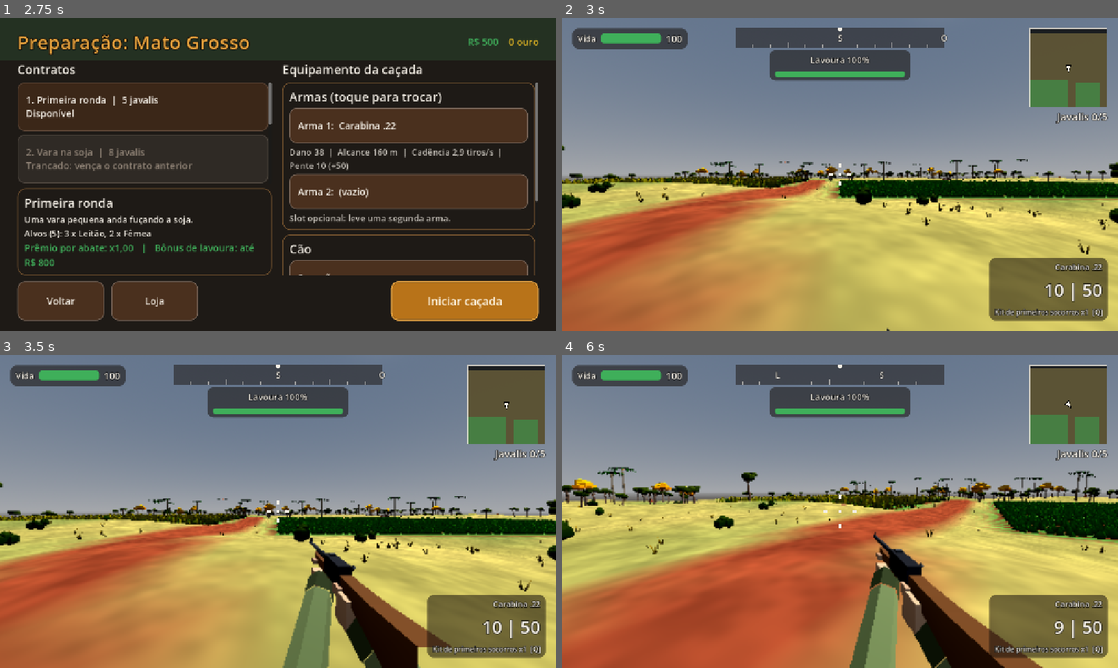
Above: before the commit, frames 1-4 (two rows, left to right).
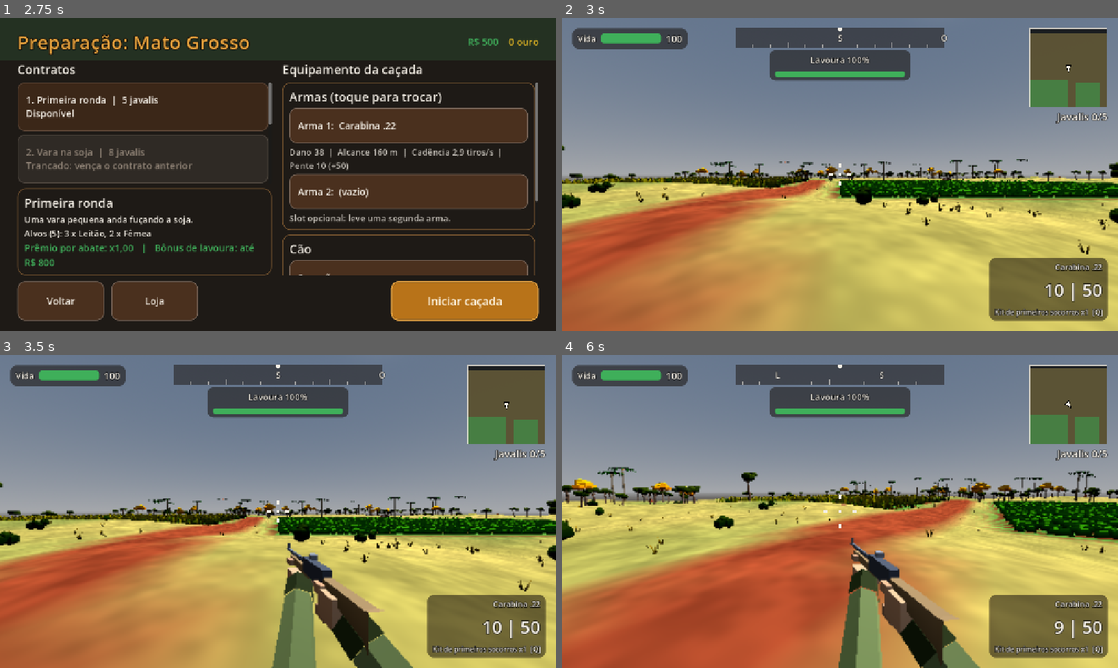
Above: after the commit, the same moments.

Repository: italocassio/hunt-javali
Game: Godot game, scene res://src/ui/boot/boot.tscn
Same seed, same stepped clock (60 frames per second), same inputs: the game is played once before the commit and once after it.
Inputs (mouse positions are in pixels of both pictures, inside the frame that each line leads up to):
- Up to frame 1 (2.75 s): click (278, 174) at 0.5 s; click "Jogar" at 1.25 s; click (278, 93) at 2 s
- Up to frame 2 (3 s): click "Iniciar caçada" at 2.75 s
- Up to frame 3 (3.5 s): no input
- Up to frame 4 (6 s): tap Enter at 3.5 s; move the mouse to (962, 495) at 3.52 s; hold D (move_right) 3.53-4.28 s; hold Ctrl (crouch) 3.53-4.28 s; click (962, 495) at 3.67 s; move the mouse to (812, 511) at 4.27 s; hold W (move_forward) from 4.28 s (still down); tap E (dog_command) at 4.35 s; move the mouse to (851, 505) at 5.02 s; tap F (item_next) at 5.1 s; move the mouse to (834, 517) at 5.77 s; tap Shift (sprint) at 5.85 s; click (834, 517) at 5.92 s

Frame 1 is identical in both runs. In frame 2, 0.9% of the frame differs, in the area x 49-100%, y 51-100%; in frame 3, 6.9%; in frame 4, 8.0%, in the area x 49-100%, y 46-100%.

Commit message:
versão 0.2.1

Diff:
--- a/assets/models/boar/boar_visual.gd
+++ b/assets/models/boar/boar_visual.gd
@@ -112,11 +112,11 @@
 		Ids.PIGLET:
 			return 0.0
 		Ids.SOW:
-			return 0.035 + 0.01 * bucket
+			return 0.09 + 0.02 * bucket
 		Ids.ALPHA:
-			return 0.17 + 0.035 * bucket
+			return 0.34 + 0.05 * bucket
 		_:
-			return 0.10 + 0.025 * bucket
+			return 0.19 + 0.03 * bucket
 
 
 static func _mane_height(type_id: StringName) -> float:
@@ -218,11 +218,20 @@
 	# tusks
 	var tl: float = _tusk_len(type_id, bucket)
 	if tl > 0.0:
-		var ivory: Color = Color(0.94, 0.90, 0.78)
-		var thick: float = 0.016 + tl * 0.07
+		var ivory: Color = Color(0.99, 0.97, 0.90)
+		var thick: float = 0.02 + tl * 0.09
 		for sx in [-1.0, 1.0]:
-			k.set_xf(Vector3(0.062 * sx, -0.10, -0.15), Vector3(-60, 0, -20.0 * sx))
-			k.frustum(Vector3.ZERO, thick, 0.0, tl, 4, MeshKit.shade(ivory, 0.8), ivory, false, false)
+			# two segments: forward and outward from the lower jaw, then curling up
+			var p0: Vector3 = Vector3(0.065 * sx, -0.085, -0.15)
+			var d1: Vector3 = Vector3(0.55 * sx, -0.05, -0.85).normalized()
+			var d2: Vector3 = Vector3(0.45 * sx, 0.85, -0.35).normalized()
+			var l1: float = tl * 0.55
+			var l2: float = tl * 0.55
+			k.xf = Transform3D(Basis(Quaternion(Vector3.UP, d1)), p0)
+			k.frustum(Vector3.ZERO, thick, thick * 0.7, l1, 4, ivory, ivory, false, false)
+			var p1: Vector3 = p0 + d1 * l1
+			k.xf = Transform3D(Basis(Quaternion(Vector3.UP, d2)), p1)
+			k.frustum(Vector3.ZERO, thick * 0.7, 0.0, l2, 4, ivory, ivory, false, false)
 			k.reset_xf()
 	var mesh: ArrayMesh = k.build()
 	_mesh_cache[key] = mesh
--- a/assets/models/flora/flora_library.gd
+++ b/assets/models/flora/flora_library.gd
@@ -232,14 +232,14 @@
 	var k: MeshKit = MeshKit.new()
 	var base: Color = Color(0.20, 0.42, 0.14)
 	var top: Color = Color(0.46, 0.72, 0.24)
-	# two rows of three bushy plants (6 cones x 4 tris = 24 tris); bare earth shows between rows
+	# two long low bushes, one per row (2 x 12 tris = 24): flat-topped, wider than tall, bare earth between rows
 	var i: int = 0
 	for z: float in [-0.5, 0.5]:
-		for x: float in [-0.67, 0.0, 0.67]:
-			k.set_xf(Vector3(x, 0.0, z), Vector3(0.0, 45.0 * float(i % 2) + 12.0 * float(i), 0.0))
-			k.frustum(Vector3.ZERO, 0.40, 0.0, 0.62, 4, base, top, false, false)
-			k.reset_xf()
-			i += 1
+		k.set_xf(Vector3(0.0, 0.0, z), Vector3.ZERO, Vector3(1.0, 1.0, 0.5))
+		var lean: Vector2 = Vector2(0.08 * (1.0 - 2.0 * float(i)), 0.0)
+		k.frustum(Vector3.ZERO, 0.97, 0.6, 0.56, 4, base, top, true, false, lean)
+		k.reset_xf()
+		i += 1
 	var mesh: ArrayMesh = ArrayMesh.new()
 	k.build_into(mesh, wind_material(&"crop"))
 	return mesh
--- a/assets/models/weapons/weapon_view.gd
+++ b/assets/models/weapons/weapon_view.gd
@@ -4,12 +4,16 @@
 ## Nodes: Gun (animated) > Body, Mover (bolt / pump), RightArm, LeftArm, plus Muzzle + AdsAnchor at the root.
 
 const X: float = 0.20
+const HIP_YAW: float = 0.19   # ~11 degrees
 const PIVOT: Vector3 = Vector3(0.20, -0.22, -0.30)
 
-const WOOD: Color = Color(0.42, 0.25, 0.13)
-const WOOD_DARK: Color = Color(0.31, 0.18, 0.10)
-const METAL: Color = Color(0.13, 0.13, 0.145)
-const METAL_LIGHT: Color = Color(0.23, 0.24, 0.26)
+const WOOD: Color = Color(0.52, 0.35, 0.20)
+const WOOD_RED: Color = Color(0.58, 0.25, 0.14)
+const WOOD_LIGHT: Color = Color(0.62, 0.50, 0.34)
+const SYNTH: Color = Color(0.20, 0.21, 0.24)
+const WOOD_DARK: Color = Color(0.30, 0.20, 0.14)
+const METAL: Color = Color(0.30, 0.32, 0.36)
+const METAL_LIGHT: Color = Color(0.52, 0.54, 0.58)
 const SLEEVE: Color = Color(0.34, 0.39, 0.22)
 const SLEEVE_LIGHT: Color = Color(0.42, 0.47, 0.28)
 const SKIN: Color = Color(0.80, 0.60, 0.45)
@@ -206,88 +210,93 @@
 
 
 func _carbine(body: MeshKit, mover: MeshKit) -> Dictionary:
-	_stock(body, [[-0.26, 0.022, -0.31, -0.15], [-0.40, 0.020, -0.275, -0.17], [-0.52, 0.018, -0.25, -0.178], [-0.60, 0.018, -0.24, -0.18]], WOOD)
-	_grip_box(body, -0.235, -0.165, -0.60, -0.80, 0.040, METAL)
-	_cyl_z(body, -0.19, -0.80, -1.25, 0.011, 0.010, 6, METAL, METAL_LIGHT)
-	_grip_box(body, -0.242, -0.205, -0.72, -1.02, 0.034, WOOD)
-	_grip_box(body, -0.262, -0.24, -0.58, -0.66, 0.012, METAL)
-	_grip_box(body, -0.168, -0.156, -0.74, -0.77, 0.02, METAL_LIGHT)
-	_grip_box(body, -0.182, -0.164, -1.22, -1.24, 0.008, METAL_LIGHT)
-	mover.box(Vector3(X + 0.03, -0.19, -0.68), Vector3(0.03, 0.01, 0.012), METAL_LIGHT)
-	mover.ellipsoid(Vector3(X + 0.05, -0.19, -0.68), Vector3(0.011, 0.011, 0.011), 4, 2, METAL_LIGHT)
-	return {"muzzle": Vector3(X, -0.19, -1.25), "ads": Vector3(X, -0.158, -0.75), "kind": &"carbine", "kick": 0.045, "flash": 0.0035,
-		"rhand": Vector3(X, -0.255, -0.55), "lhand": Vector3(X, -0.262, -0.90)}
+	# slim and light: pale wood, short thin barrel, open sights, no scope
+	_stock(body, [[-0.38, 0.018, -0.29, -0.17], [-0.40, 0.016, -0.265, -0.18], [-0.52, 0.015, -0.245, -0.185], [-0.60, 0.015, -0.238, -0.188]], WOOD_LIGHT)
+	_grip_box(body, -0.228, -0.172, -0.60, -0.78, 0.030, METAL)
+	_cyl_z(body, -0.195, -0.78, -1.08, 0.009, 0.008, 6, METAL, METAL_LIGHT)
+	_grip_box(body, -0.236, -0.205, -0.72, -0.98, 0.028, WOOD_LIGHT)
+	_grip_box(body, -0.256, -0.236, -0.58, -0.66, 0.010, METAL)
+	_grip_box(body, -0.166, -0.150, -0.70, -0.73, 0.022, METAL_LIGHT)      # rear sight leaf
+	_grip_box(body, -0.186, -0.162, -1.05, -1.07, 0.008, METAL_LIGHT)      # front post
+	mover.box(Vector3(X + 0.025, -0.19, -0.66), Vector3(0.025, 0.009, 0.012), METAL_LIGHT)
+	return {"muzzle": Vector3(X, -0.195, -1.08), "ads": Vector3(X, -0.155, -0.715), "kind": &"carbine", "kick": 0.04, "flash": 0.003,
+		"rhand": Vector3(X, -0.245, -0.55), "lhand": Vector3(X, -0.25, -0.86)}
 
 
 func _shotgun(body: MeshKit, mover: MeshKit) -> Dictionary:
-	_stock(body, [[-0.26, 0.026, -0.315, -0.14], [-0.40, 0.023, -0.285, -0.155], [-0.52, 0.021, -0.26, -0.168], [-0.60, 0.020, -0.25, -0.175]], WOOD)
-	_grip_box(body, -0.24, -0.155, -0.60, -0.84, 0.046, METAL)
-	_cyl_z(body, -0.185, -0.84, -1.27, 0.0165, 0.0155, 7, METAL, METAL_LIGHT)
-	_cyl_z(body, -0.225, -0.84, -1.15, 0.012, 0.012, 6, METAL_LIGHT, METAL_LIGHT)
-	_grip_box(body, -0.268, -0.245, -0.64, -0.74, 0.012, METAL)
-	_grip_box(body, -0.168, -0.155, -1.255, -1.27, 0.01, METAL_LIGHT)
-	_grip_box(body, -0.165, -0.150, -0.86, -1.02, 0.012, METAL)
-	mover.box(Vector3(X, -0.228, -0.98), Vector3(0.048, 0.052, 0.22), WOOD_DARK, WOOD)
-	mover.box(Vector3(X, -0.20, -0.98), Vector3(0.02, 0.01, 0.2), METAL)
-	return {"muzzle": Vector3(X, -0.185, -1.27), "ads": Vector3(X, -0.152, -0.9), "kind": &"pump", "kick": 0.085, "flash": 0.0055,
-		"rhand": Vector3(X, -0.255, -0.57), "lhand": Vector3(X, -0.262, -0.98)}
+	# fat barrel with a magazine tube under it and a big pump slide; no scope
+	_stock(body, [[-0.38, 0.026, -0.315, -0.14], [-0.40, 0.024, -0.285, -0.155], [-0.52, 0.022, -0.262, -0.168], [-0.60, 0.021, -0.252, -0.175]], WOOD_DARK)
+	_grip_box(body, -0.245, -0.150, -0.60, -0.86, 0.050, METAL)
+	_cyl_z(body, -0.178, -0.86, -1.30, 0.024, 0.023, 8, METAL, METAL_LIGHT)
+	_cyl_z(body, -0.228, -0.86, -1.22, 0.017, 0.017, 6, METAL_LIGHT, METAL_LIGHT)
+	_grip_box(body, -0.272, -0.245, -0.64, -0.74, 0.012, METAL)
+	_grip_box(body, -0.138, -0.124, -1.28, -1.30, 0.010, Color(0.9, 0.85, 0.6))   # bead sight
+	mover.box(Vector3(X, -0.235, -1.0), Vector3(0.070, 0.070, 0.30), WOOD, WOOD_DARK)
+	return {"muzzle": Vector3(X, -0.178, -1.30), "ads": Vector3(X, -0.142, -0.9), "kind": &"pump", "kick": 0.09, "flash": 0.0065,
+		"rhand": Vector3(X, -0.255, -0.57), "lhand": Vector3(X, -0.262, -1.0)}
 
 
 func _scope(k: MeshKit, y: float, z_eye: float, length: float, r: float, obj_r: float) -> void:
-	var tube: Color = Color(0.09, 0.09, 0.10)
-	_cyl_z(k, y, z_eye, z_eye - 0.07, r * 1.25, r * 1.1, 8, tube, tube)                     # eyepiece bell
-	_cyl_z(k, y, z_eye - 0.07, z_eye - length + 0.08, r, r, 8, METAL, METAL_LIGHT, X, false)   # tube
-	_cyl_z(k, y, z_eye - length + 0.08, z_eye - length, r * 1.1, obj_r, 8, tube, tube)       # objective bell
+	var tube: Color = Color(0.20, 0.21, 0.24)
+	_cyl_z(k, y, z_eye, z_eye - 0.07, r * 1.25, r * 1.1, 8, tube, tube)
+	_cyl_z(k, y, z_eye - 0.07, z_eye - length + 0.08, r, r, 8, METAL, METAL_LIGHT, X, false)
+	_cyl_z(k, y, z_eye - length + 0.08, z_eye - length, r * 1.1, obj_r, 8, tube, tube)
 	_grip_box(k, y - 0.04, y - 0.012, z_eye - 0.10, z_eye - 0.14, 0.018, METAL)
 	_grip_box(k, y - 0.04, y - 0.012, z_eye - length + 0.14, z_eye - length + 0.18, 0.018, METAL)
-	# turret
 	_grip_box(k, y + r * 0.8, y + r * 1.6, z_eye - length * 0.5, z_eye - length * 0.5 - 0.03, 0.02, METAL_LIGHT)
 
 
 func _rifle_308(body: MeshKit, mover: MeshKit) -> Dictionary:
-	_stock(body, [[-0.26, 0.022, -0.30, -0.14], [-0.40, 0.020, -0.28, -0.15], [-0.55, 0.018, -0.255, -0.165], [-0.64, 0.017, -0.24, -0.175]], WOOD)
+	# bolt action: medium scope, big bolt handle sticking out of the right side
+	_stock(body, [[-0.38, 0.022, -0.30, -0.14], [-0.40, 0.020, -0.28, -0.15], [-0.55, 0.018, -0.255, -0.165], [-0.64, 0.017, -0.24, -0.175]], WOOD)
 	_grip_box(body, -0.235, -0.165, -0.64, -0.88, 0.040, METAL)
 	_cyl_z(body, -0.19, -0.88, -1.35, 0.0145, 0.012, 7, METAL, METAL_LIGHT)
 	_grip_box(body, -0.246, -0.205, -0.84, -1.14, 0.038, WOOD)
 	_grip_box(body, -0.268, -0.243, -0.62, -0.70, 0.012, METAL)
-	_scope(body, -0.125, -0.54, 0.34, 0.019, 0.029)
-	mover.box(Vector3(X + 0.045, -0.19, -0.72), Vector3(0.05, 0.011, 0.012), METAL_LIGHT)
-	mover.ellipsoid(Vector3(X + 0.078, -0.19, -0.72), Vector3(0.013, 0.013, 0.013), 5, 3, METAL_LIGHT)
+	_scope(body, -0.125, -0.54, 0.44, 0.013, 0.021)
+	mover.box(Vector3(X + 0.06, -0.19, -0.72), Vector3(0.10, 0.014, 0.016), METAL_LIGHT)
+	mover.ellipsoid(Vector3(X + 0.125, -0.19, -0.72), Vector3(0.028, 0.028, 0.028), 5, 3, METAL_LIGHT)
 	return {"muzzle": Vector3(X, -0.19, -1.35), "ads": Vector3(X, -0.125, -0.52), "kind": &"bolt", "kick": 0.07, "flash": 0.0045,
 		"rhand": Vector3(X, -0.255, -0.60), "lhand": Vector3(X, -0.262, -0.98)}
 
 
 func _rifle_3006(body: MeshKit, mover: MeshKit) -> Dictionary:
-	_stock(body, [[-0.26, 0.023, -0.31, -0.145], [-0.40, 0.021, -0.285, -0.155], [-0.52, 0.019, -0.26, -0.168], [-0.62, 0.018, -0.245, -0.178]], WOOD_DARK)
-	_grip_box(body, -0.24, -0.16, -0.62, -0.88, 0.043, METAL)
-	_cyl_z(body, -0.19, -0.88, -1.33, 0.0135, 0.0115, 7, METAL, METAL_LIGHT)
-	_grip_box(body, -0.245, -0.195, -0.88, -1.18, 0.042, WOOD_DARK)
-	_cyl_z(body, -0.163, -0.92, -1.16, 0.0075, 0.0075, 5, METAL_LIGHT, METAL_LIGHT)   # gas tube
-	_grip_box(body, -0.30, -0.24, -0.74, -0.82, 0.026, METAL)                         # box magazine
+	# semi-auto: long handguard, obvious detachable magazine, short low scope
+	_stock(body, [[-0.38, 0.023, -0.31, -0.145], [-0.40, 0.021, -0.285, -0.155], [-0.52, 0.019, -0.26, -0.168], [-0.62, 0.018, -0.245, -0.178]], WOOD_RED)
+	_grip_box(body, -0.24, -0.16, -0.62, -0.90, 0.043, METAL)
+	_cyl_z(body, -0.19, -0.90, -1.36, 0.0135, 0.0115, 7, METAL, METAL_LIGHT)
+	_grip_box(body, -0.248, -0.192, -0.88, -1.27, 0.044, Color(0.42, 0.45, 0.50))
+	for zz: float in [-0.96, -1.04, -1.12, -1.20]:
+		_grip_box(body, -0.236, -0.206, zz, zz - 0.04, 0.047, Color(0.12, 0.12, 0.14))   # vent slots
+	_cyl_z(body, -0.158, -0.95, -1.22, 0.0075, 0.0075, 5, METAL_LIGHT, METAL_LIGHT)
+	_grip_box(body, -0.40, -0.24, -0.69, -0.84, 0.036, Color(0.66, 0.60, 0.40))         # detachable box magazine, hangs low
 	_grip_box(body, -0.268, -0.243, -0.64, -0.72, 0.012, METAL)
-	_scope(body, -0.122, -0.56, 0.28, 0.017, 0.025)
-	mover.box(Vector3(X + 0.028, -0.185, -0.78), Vector3(0.025, 0.012, 0.045), METAL_LIGHT)
-	return {"muzzle": Vector3(X, -0.19, -1.33), "ads": Vector3(X, -0.122, -0.54), "kind": &"semi", "kick": 0.065, "flash": 0.005,
-		"rhand": Vector3(X, -0.255, -0.60), "lhand": Vector3(X, -0.262, -1.0)}
+	_scope(body, -0.118, -0.56, 0.17, 0.017, 0.027)
+	mover.box(Vector3(X + 0.03, -0.185, -0.78), Vector3(0.028, 0.014, 0.05), METAL_LIGHT)
+	return {"muzzle": Vector3(X, -0.19, -1.36), "ads": Vector3(X, -0.118, -0.54), "kind": &"semi", "kick": 0.065, "flash": 0.005,
+		"rhand": Vector3(X, -0.255, -0.60), "lhand": Vector3(X, -0.262, -1.02)}
 
 
 func _rifle_338(body: MeshKit, mover: MeshKit) -> Dictionary:
-	_stock(body, [[-0.26, 0.026, -0.315, -0.135], [-0.40, 0.024, -0.285, -0.148], [-0.55, 0.021, -0.26, -0.162], [-0.66, 0.020, -0.245, -0.172]], WOOD_DARK)
-	_grip_box(body, -0.24, -0.16, -0.66, -0.92, 0.044, METAL)
-	_cyl_z(body, -0.19, -0.92, -1.34, 0.021, 0.0185, 8, METAL, METAL_LIGHT)
-	_grip_box(body, -0.25, -0.205, -0.88, -1.16, 0.044, WOOD_DARK)
+	# the biggest: dark synthetic stock, heavy long barrel with muzzle brake, large scope
+	_stock(body, [[-0.38, 0.030, -0.325, -0.13], [-0.40, 0.027, -0.292, -0.145], [-0.55, 0.023, -0.262, -0.160], [-0.66, 0.021, -0.246, -0.170]], SYNTH)
+	_grip_box(body, -0.245, -0.158, -0.66, -0.93, 0.048, METAL)
+	_cyl_z(body, -0.19, -0.93, -1.46, 0.029, 0.026, 8, METAL, METAL_LIGHT)
+	_cyl_z(body, -0.245, -1.00, -1.32, 0.009, 0.009, 5, METAL_LIGHT, METAL_LIGHT)       # folded bipod
+	_grip_box(body, -0.172, -0.140, -0.36, -0.62, 0.05, Color(0.30, 0.31, 0.35))          # cheek rest
+	_grip_box(body, -0.26, -0.203, -0.88, -1.20, 0.048, SYNTH)
 	k_brake(body)
-	_grip_box(body, -0.272, -0.245, -0.66, -0.74, 0.012, METAL)
-	_scope(body, -0.118, -0.56, 0.44, 0.024, 0.038)
-	mover.box(Vector3(X + 0.05, -0.19, -0.76), Vector3(0.055, 0.012, 0.014), METAL_LIGHT)
-	mover.ellipsoid(Vector3(X + 0.085, -0.19, -0.76), Vector3(0.015, 0.015, 0.015), 5, 3, METAL_LIGHT)
-	return {"muzzle": Vector3(X, -0.19, -1.42), "ads": Vector3(X, -0.118, -0.52), "kind": &"bolt", "kick": 0.11, "flash": 0.0075,
-		"rhand": Vector3(X, -0.255, -0.62), "lhand": Vector3(X, -0.268, -1.0)}
+	_grip_box(body, -0.275, -0.245, -0.66, -0.74, 0.012, METAL)
+	_scope(body, -0.098, -0.56, 0.50, 0.034, 0.052)
+	mover.box(Vector3(X + 0.055, -0.19, -0.77), Vector3(0.065, 0.014, 0.016), METAL_LIGHT)
+	mover.ellipsoid(Vector3(X + 0.10, -0.19, -0.77), Vector3(0.022, 0.022, 0.022), 5, 3, METAL_LIGHT)
+	return {"muzzle": Vector3(X, -0.19, -1.55), "ads": Vector3(X, -0.098, -0.52), "kind": &"bolt", "kick": 0.11, "flash": 0.0085,
+		"rhand": Vector3(X, -0.255, -0.62), "lhand": Vector3(X, -0.268, -1.05)}
 
 
 static func k_brake(k: MeshKit) -> void:
-	k.box(Vector3(X, -0.19, -1.38), Vector3(0.05, 0.05, 0.08), METAL_LIGHT, METAL)
-	k.box(Vector3(X, -0.19, -1.38), Vector3(0.056, 0.03, 0.03), METAL)
+	k.box(Vector3(X, -0.19, -1.50), Vector3(0.080, 0.080, 0.12), METAL_LIGHT, METAL)
+	k.box(Vector3(X, -0.19, -1.50), Vector3(0.072, 0.036, 0.04), METAL)
 
 
 # --- animation -----------------------------------------------------------------------------------
@@ -400,6 +409,9 @@
 		rot.x -= 0.5 * (1.0 - e)
 		rot.z -= 0.35 * (1.0 - e)
 
+	# At the hip the gun toes in toward screen center so its left side (profile) shows; fades out when aiming.
+	var hip: float = clampf(1.0 - absf(position.x) / X, 0.0, 1.0)
+	rot.y += HIP_YAW * hip
 	var basis: Basis = Basis.from_euler(Vector3(rot.x, rot.y, rot.z))
 	var xf: Transform3D = Transform3D(Basis.IDENTITY, PIVOT + pos) * Transform3D(basis, Vector3.ZERO) * Transform3D(Basis.IDENTITY, -PIVOT)
 	_gun.transform = xf
--- a/assets/preview/preview_boars.gd
+++ b/assets/preview/preview_boars.gd
@@ -64,3 +64,7 @@
 	cam.position = Vector3(0.0, 1.3, 2.2 + span * 0.62)
 	cam.look_at(Vector3(0, 0.45, 0))
 	cam.fov = 42.0
+	if OS.get_cmdline_user_args().has("--far"):
+		cam.position = Vector3(0.0, 1.65, 40.0)
+		cam.look_at(Vector3(0, 0.6, 0))
+		cam.fov = 30.0
--- a/src/world/map_root.gd
+++ b/src/world/map_root.gd
@@ -134,6 +134,13 @@
 	var holder: Node = get_node_or_null(^"PropSpawns")
 	if holder == null:
 		return
+	# Props that repeat share one MultiMeshInstance3D (one draw call) when their mesh is a single MeshInstance3D.
+	var counts: Dictionary = {}
+	for c: Node in holder.get_children():
+		if c is PropSpawn:
+			counts[(c as PropSpawn).prop_id] = int(counts.get((c as PropSpawn).prop_id, 0)) + 1
+	var templates: Dictionary = {}   # template key -> Dictionary ({} = not groupable)
+	var groups: Dictionary = {}      # template key -> Array[Transform3D] in MapRoot space
 	for c: Node in holder.get_children():
 		var p: PropSpawn = c as PropSpawn
 		if p == null:
@@ -141,14 +148,23 @@
 		var gx: float = p.global_position.x
 		var gz: float = p.global_position.z
 		p.global_position = Vector3(gx, heightmap.get_height(gx, gz), gz)
-		var visual: Node = AssetLoader.instantiate(ScenePaths.prop(p.prop_id))
-		if visual == null or not visual is Node3D:
-			if visual != null:
-				visual.queue_free()
-			var size: Vector3 = p.collision_size if p.collision_size != Vector3.ZERO else Vector3.ONE
-			visual = FallbackMeshes.box(size, FALLBACK_PROP_COLORS.get(p.prop_id, FALLBACK_PROP_COLOR) as Color)
-		visual.name = "Visual"
-		p.add_child(visual)
+		var grouped: bool = false
+		if int(counts[p.prop_id]) > 1:
+			var key: String = _template_key(p, templates)
+			if not (templates[key] as Dictionary).is_empty():
+				if not groups.has(key):
+					groups[key] = [] as Array[Transform3D]
+				(groups[key] as Array[Transform3D]).append(global_transform.affine_inverse() * p.global_transform
+					* ((templates[key] as Dictionary)["xf"] as Transform3D))
+				grouped = true
+		if not grouped:
+			var visual: Node = AssetLoader.instantiate(ScenePaths.prop(p.prop_id))
+			if visual == null or not visual is Node3D:
+				if visual != null:
+					visual.queue_free()
+				visual = FallbackMeshes.box(_fallback_size(p), FALLBACK_PROP_COLORS.get(p.prop_id, FALLBACK_PROP_COLOR) as Color)
+			visual.name = "Visual"
+			p.add_child(visual)
 		if p.collision_size != Vector3.ZERO and _shapes_used < STATIC_SHAPE_BUDGET:
 			var body: StaticBody3D = StaticBody3D.new()
 			body.name = "Body"
@@ -169,6 +185,92 @@
 			var pt: Rect2 = Rect2(Vector2(gx, gz), Vector2.ZERO)
 			_farm_rect = _farm_rect.merge(pt) if _has_farm_rect else pt
 			_has_farm_rect = true
+	for key: String in groups.keys():
+		_build_prop_group(key, templates[key] as Dictionary, groups[key] as Array[Transform3D])
+
+
+
+func _fallback_size(p: PropSpawn) -> Vector3:
+	return p.collision_size if p.collision_size != Vector3.ZERO else Vector3.ONE
+
+
+## Returns the key of the template to use for this spawn, building it on first use. The template entry is
+## {} when the prop cannot be grouped (caller then instantiates it per spawn, as before).
+func _template_key(p: PropSpawn, templates: Dictionary) -> String:
+	var akey: String = String(p.prop_id)
+	var missing_key: String = "~missing|" + akey
+	if templates.has(akey):
+		return akey
+	if not templates.has(missing_key):
+		var visual: Node = AssetLoader.instantiate(ScenePaths.prop(p.prop_id))
+		if visual != null and visual is Node3D:
+			# The asset builds its mesh in _ready, so it must be in the tree while it is inspected.
+			add_child(visual)
+			templates[akey] = _extract_template(visual as Node3D)
+			remove_child(visual)
+			visual.free()
+			return akey
+		if visual != null:
+			visual.free()
+		templates[missing_key] = {}
+	var fkey: String = "%s|%s" % [akey, _fallback_size(p)]
+	if not templates.has(fkey):
+		var box: MeshInstance3D = FallbackMeshes.box(_fallback_size(p), FALLBACK_PROP_COLORS.get(p.prop_id, FALLBACK_PROP_COLOR) as Color)
+		templates[fkey] = _extract_template(box)
+		box.free()
+	return fkey
+
+
+## Copies mesh, materials, shadow and visibility settings of the single MeshInstance3D under `root`.
+## Local transform is relative to `root`'s parent (the PropSpawn). Empty dictionary if not a single mesh.
+func _extract_template(root: Node3D) -> Dictionary:
+	var meshes: Array[MeshInstance3D] = []
+	_collect_meshes(root, meshes)
+	if meshes.size() != 1 or meshes[0].mesh == null:
+		return {}
+	var mi: MeshInstance3D = meshes[0]
+	var xf: Transform3D = mi.transform
+	var n: Node = mi.get_parent()
+	while n != null and n != root.get_parent():
+		if not n is Node3D:
+			return {}
+		xf = (n as Node3D).transform * xf
+		n = n.get_parent()
+	return {
+		"mesh": mi.mesh, "xf": xf, "material_override": mi.material_override, "material_overlay": mi.material_overlay,
+		"cast_shadow": mi.cast_shadow, "vis_begin": mi.visibility_range_begin, "vis_end": mi.visibility_range_end,
+		"vis_begin_margin": mi.visibility_range_begin_margin, "vis_end_margin": mi.visibility_range_end_margin,
+		"vis_fade": mi.visibility_range_fade_mode, "layers": mi.layers,
+	}
+
+
+func _collect_meshes(n: Node, out: Array[MeshInstance3D]) -> void:
+	if n is MeshInstance3D:
+		out.append(n as MeshInstance3D)
+	for ch: Node in n.get_children():
+		_collect_meshes(ch, out)
+
+
+func _build_prop_group(key: String, t: Dictionary, xforms: Array[Transform3D]) -> void:
+	var mm: MultiMesh = MultiMesh.new()
+	mm.transform_format = MultiMesh.TRANSFORM_3D
+	mm.mesh = t["mesh"] as Mesh
+	mm.instance_count = xforms.size()
+	for i: int in xforms.size():
+		mm.set_instance_transform(i, xforms[i])
+	var mmi: MultiMeshInstance3D = MultiMeshInstance3D.new()
+	mmi.name = "Group_" + key.replace("|", "_").replace(" ", "").replace("(", "").replace(")", "").replace(",", "_")
+	mmi.multimesh = mm
+	mmi.material_override = t["material_override"] as Material
+	mmi.material_overlay = t["material_overlay"] as Material
+	mmi.cast_shadow = t["cast_shadow"] as GeometryInstance3D.ShadowCastingSetting
+	mmi.visibility_range_begin = t["vis_begin"] as float
+	mmi.visibility_range_end = t["vis_end"] as float
+	mmi.visibility_range_begin_margin = t["vis_begin_margin"] as float
+	mmi.visibility_range_end_margin = t["vis_end_margin"] as float
+	mmi.visibility_range_fade_mode = t["vis_fade"] as GeometryInstance3D.VisibilityRangeFadeMode
+	mmi.layers = t["layers"] as int
+	add_child(mmi)
 
 
 func build_flora(density: float) -> void:
